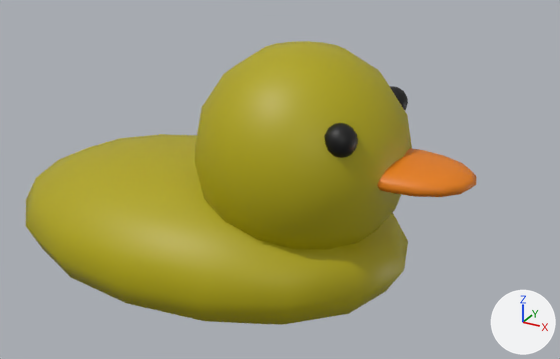
What one commit did to the Blender file SerbianGame/Assets/Models/duck.blend.
The view is the same before and after, from a 50 mm camera at (2.88, -4.13, 2.51) aimed at (0.57, 0.06, 0.41). Every picture has the same lights, and +X, +Y and +Z are marked at lower right. The older version comes first.

The older version as bpy lines, for what is in view:
```python
me_sphere_006 = bpy.data.meshes.new('Sphere.006')
me_sphere_006.from_pydata(...)  # a UV sphere (16 segments, 8 rings, poles along z) spanning x -1.0..1.0, y -9.0..-7.0, z -1.0..1.0, material slot 0; a UV sphere (16 segments, 8 rings, poles along z) spanning x -27.1..2.9, y -13.9..6.1, z -14.6..-4.6, material slot 1; a UV sphere (16 segments, 8 rings, poles along z) spanning x -11.4..2.6, y -10.9..3.1, z -9.9..4.1, material slot 1; a UV sphere (16 segments, 8 rings, poles along z) spanning x -1.0..1.0, y -1.0..1.0, z -1.0..1.0, material slot 0; a UV sphere (16 segments, 8 rings, poles along z) spanning x -1.7..6.9, y -6.9..-0.9, z -3.7..-1.9, material slot 2
me_sphere_006.polygons.foreach_set('use_smooth', [True] * 640)
me_sphere_006.materials.append(mat_eye)  # black #000000
me_sphere_006.materials.append(mat_material_001)  # yellow #b1a700
me_sphere_006.materials.append(mat_material_002)  # orange #e77e00
ob_sphere_001 = bpy.data.objects.new('Sphere.001', me_sphere_006)
ob_sphere_001.location = (1.209, 0.39, 0.959)
ob_sphere_001.scale = (0.1, 0.1, 0.1)
```
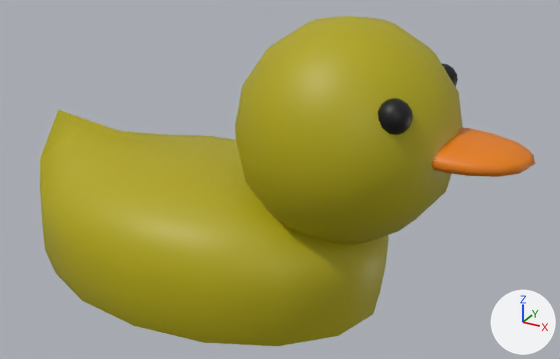
Location of each change, [x1, y1, x2, y2] in pixels of the pictures (560 x 359 px; the box of a moved part takes in the faces that stretch with it):
'Sphere.001', reshaped (10% wider, 16% taller)
    before: [26, 41, 476, 325]
    after: [40, 16, 535, 346]
part 1 of me_sphere_006, moved or reshaped
    before: [324, 123, 358, 158]
    after: [378, 98, 413, 135]
part 2 of me_sphere_006, moved or reshaped
    before: [390, 86, 408, 110]
    after: [442, 63, 458, 87]
part 3 of me_sphere_006, moved or reshaped
    before: [377, 148, 476, 197]
    after: [431, 127, 535, 177]
part 4 of me_sphere_006, rebuilt (10% taller)
    before: [195, 41, 412, 249]
    after: [235, 16, 463, 244]
part 5 of me_sphere_006, moved or reshaped
    before: [26, 134, 408, 325]
    after: [40, 110, 389, 346]

What the commit changed:
me_sphere_006 is used by ob_sphere_001; location (1.209, 0.39, 0.959); scale (0.1, 0.1, 0.1).
me_sphere_006 had 570 vertices, 640 faces and spanned x -27.1..6.9, y -13.9..6.1, z -14.6..4.1.
me_sphere_006 now has 553 vertices, 608 faces and spans x -25.7..9.9, y -13.3..5.5, z -13.5..6.1.
me_sphere_006 part 1: the loose piece of 114 vertices spanning x -1.0..1.0, y -9.0..-7.0, z -1.0..1.0 is moved by (3.1, 0.0, 1.9).
me_sphere_006 part 2: the loose piece of 114 vertices spanning x -1.0..1.0, y -1.0..1.0, z -1.0..1.0 is moved by (3.1, 0.0, 1.9).
me_sphere_006 part 3: the loose piece of 114 vertices spanning x -1.7..6.9, y -6.9..-0.9, z -3.7..-1.9 is moved by (3.1, 0.0, 1.9).
me_sphere_006 part 4: the loose piece of 114 vertices spanning x -11.4..2.6, y -10.9..3.1, z -9.9..4.1 is rebuilt with 114 vertices and now spans x -8.3..5.7, y -10.9..3.1, z -7.9..6.1.
Part 5, on me_sphere_006:
84 vertices are removed from x -27.1..2.9, y -13.9..6.1, z -14.6..-6.1.
100 faces are deleted.
67 vertices are added at x -25.7..1.5, y -13.3..5.5, z -13.5..-3.5.
68 new faces join them, mat_material_001 (yellow #b1a700).
